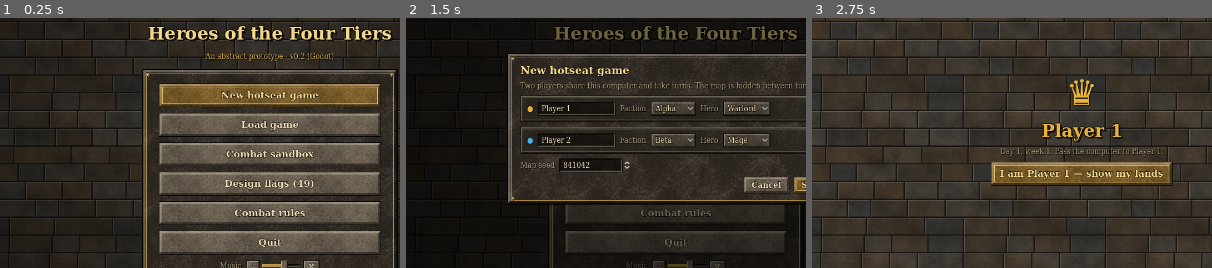
Above: before the commit, frames 1-3 (left to right).
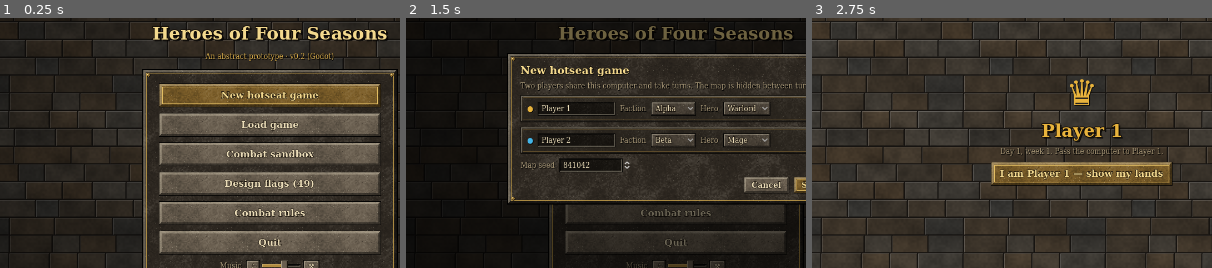
Above: after the commit, the same moments.

Repository: KyriosHeptagrammaton/heroes-four-tiers
Game: Godot game, scene res://main.tscn
Same seed, same stepped clock (60 frames per second), same inputs: the game is played once before the commit and once after it.
Inputs:
- Up to frame 1 (0.25 s): no input
- Up to frame 2 (1.5 s): click "New hotseat game" at 0.5 s; click "New hotseat game" at 1.25 s
- Up to frame 3 (2.75 s): click "Start" at 2 s
The pictures show only the part of the screen within x 16-66%, y 28-78%; the shares and areas given below are measured in that part.

The runs differ from the first frame. In frame 1, 2.2% of the frame differs, in the area x 37-98%, y 3-10%; in frame 2, 1.8%; in frame 3, nothing differs.

Commit message:
Rename the game to Heroes of Four Seasons (title, window, README, exe name)
Co-Authored-By: Claude Opus 5.5 <noreply@anthropic.com>
Claude-Session: https://claude.ai/code/session_01Qtd2HW6di5ceqW1mAcmp9S

Diff:
--- a/project.godot
+++ b/project.godot
@@ -1,8 +1,8 @@
-; Heroes of the Four Tiers — Godot 4 project
+; Heroes of Four Seasons — Godot 4 project
 config_version=5
 
 [application]
-config/name="Heroes of the Four Tiers"
+config/name="Heroes of Four Seasons"
 config/description="An abstract Heroes-of-Might-and-Magic-style strategy prototype"
 run/main_scene="res://main.tscn"
 config/features=PackedStringArray("4.3", "GL Compatibility")
--- a/scripts/ui/main_menu.gd
+++ b/scripts/ui/main_menu.gd
@@ -44,7 +44,7 @@
 	sig.add_theme_constant_override("outline_size", 8)
 	sig.horizontal_alignment = HORIZONTAL_ALIGNMENT_CENTER
 	box.add_child(sig)
-	var t := UI.h1("Heroes of the Four Tiers")
+	var t := UI.h1("Heroes of Four Seasons")
 	t.horizontal_alignment = HORIZONTAL_ALIGNMENT_CENTER
 	box.add_child(t)
 	var v := UI.label("An abstract prototype · v" + VERSION, "gold")
Not shown, changed: export_presets.cfg
Not shown, changed: .github/workflows/build.yml
Not shown, changed: README.md
